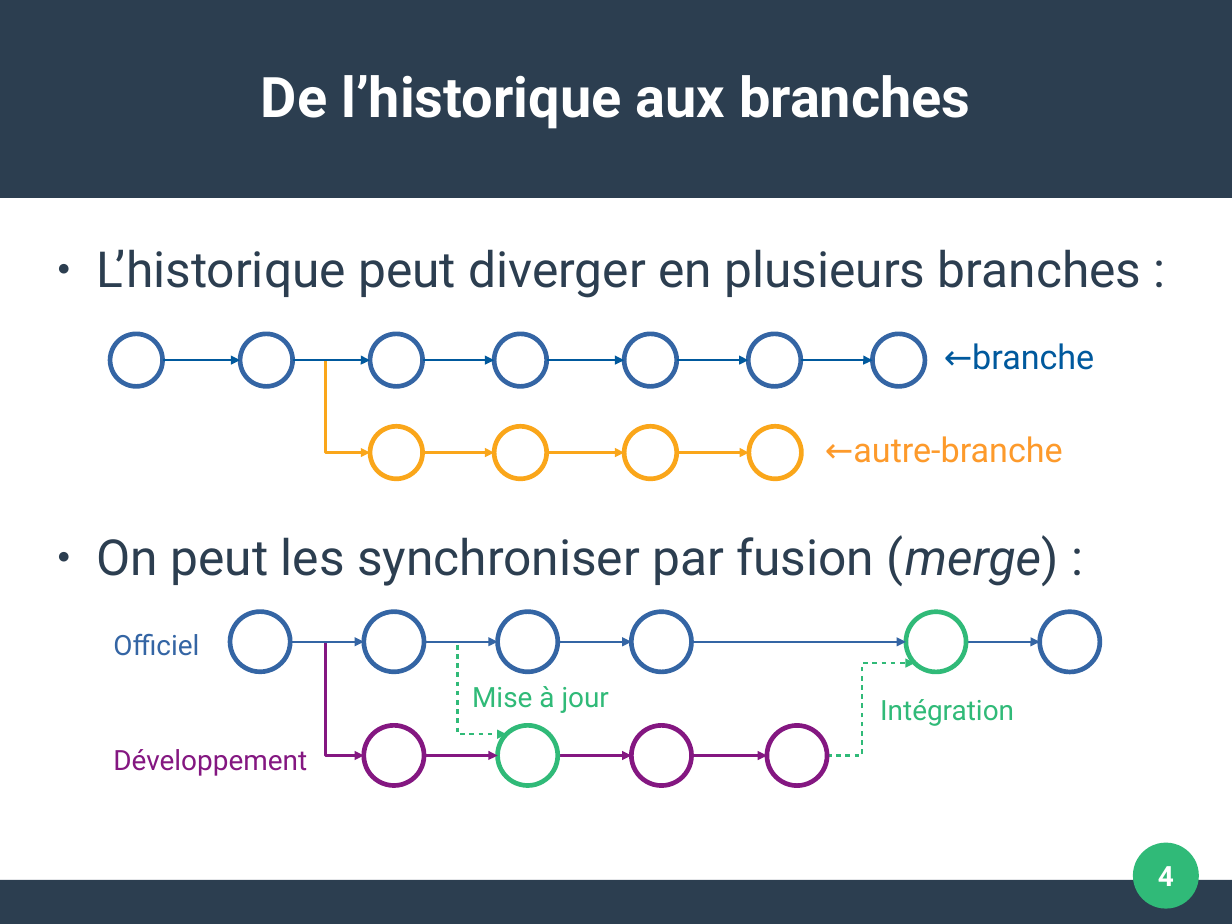
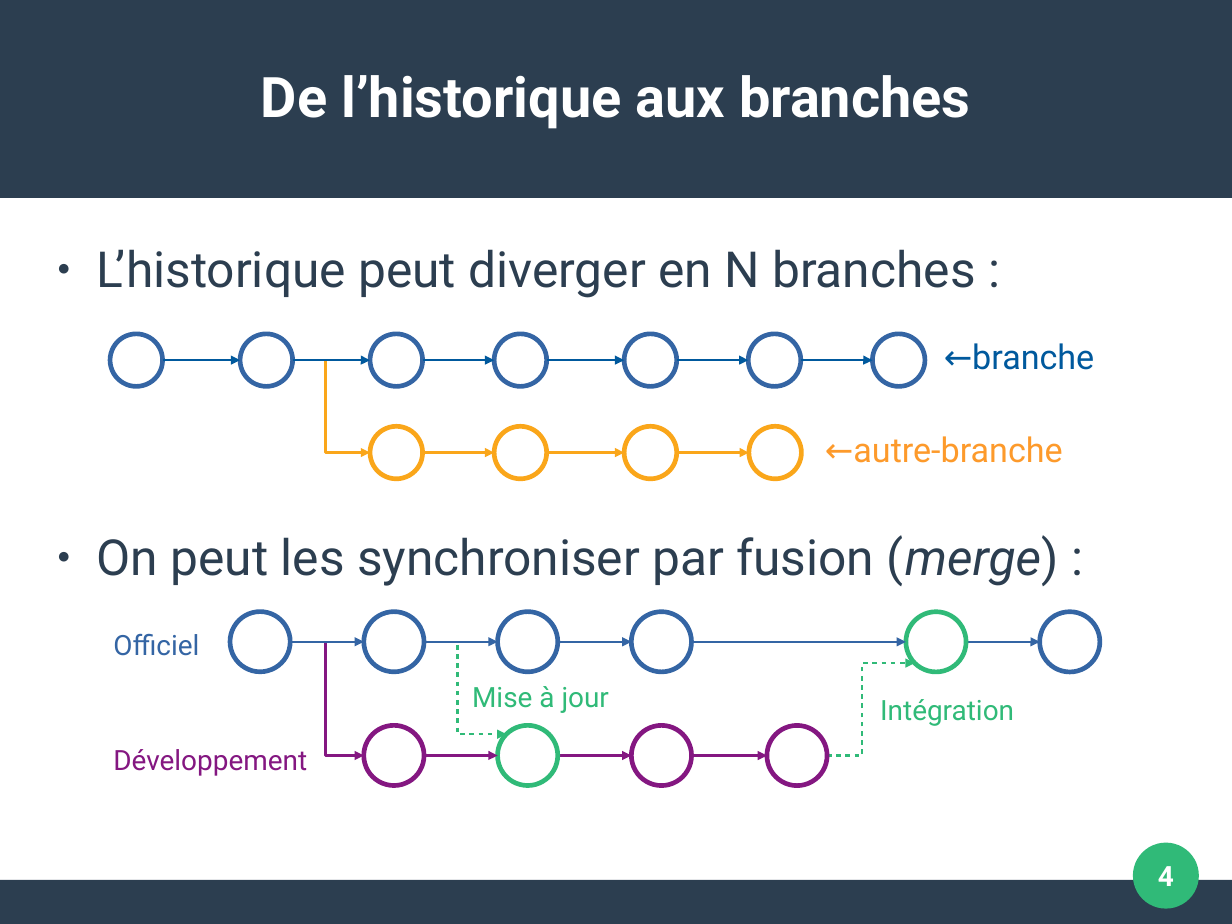
Before and after one commit to pushou/formation-git, a slide deck: slide 4 of PresRecap-J1.odp. Drawn at 1232x924 pixels with LibreOffice and Linux fonts; fonts in the diff are those of the drawing. Boxes give left, top, right and bottom in pixels: in the first picture for what was removed or moved away, otherwise in the second. Text is boxed around its words. In the diff, an @@ line names an element or a change of style, - is before the commit and + after.

```diff
--- a/PresRecap-J1.odp
+++ b/PresRecap-J1.odp
@@ text at [97, 249, 976, 298]: text changed @@
-● L’historique peut diverger en plusieurs branches :
+● L’historique peut diverger en N branches :
```
Also in this commit, not shown: 1 other slide changed, 7 other files.
